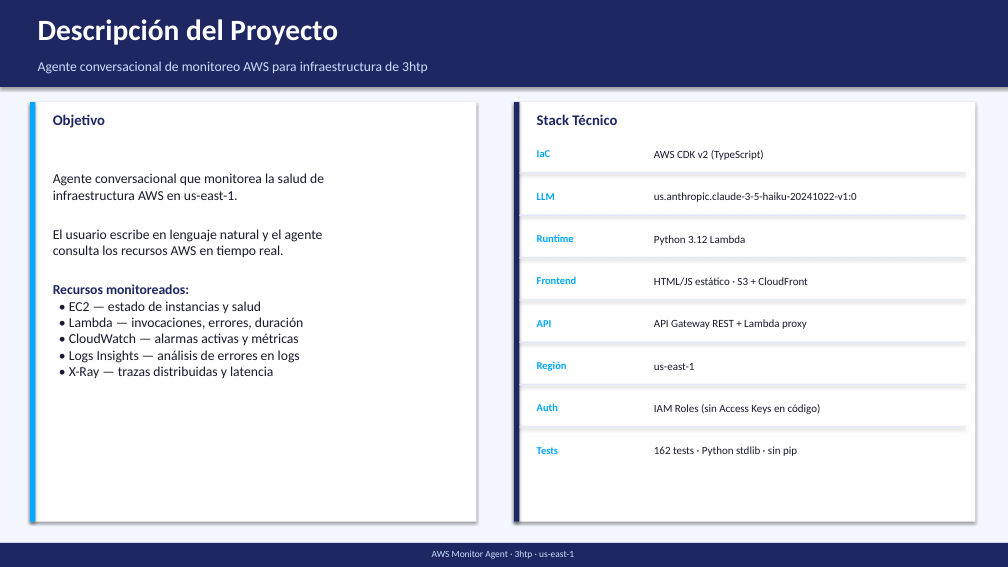
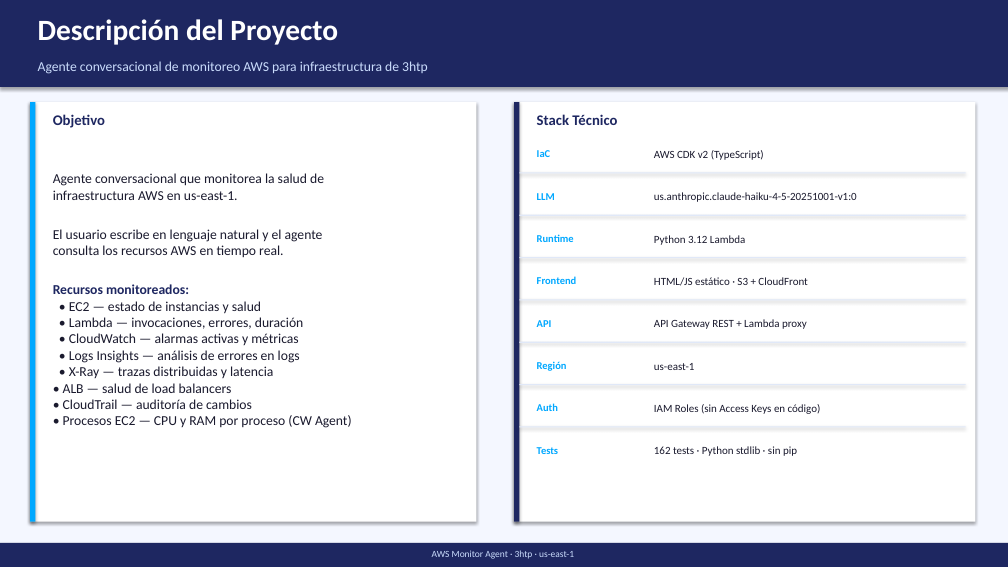
Before and after one commit to silveiraSoft/aws-monitor, a slide deck: slide 2 of docs/aws-monitor-dev-guide.pptx. Drawn at 1008x567 pixels with LibreOffice and Linux fonts; fonts in the diff are those of the drawing. Boxes give left, top, right and bottom in pixels: in the first picture for what was removed or moved away, otherwise in the second. Text is boxed around its words. In the diff, an @@ line names an element or a change of style, - is before the commit and + after.

```diff
--- a/docs/aws-monitor-dev-guide.pptx
+++ b/docs/aws-monitor-dev-guide.pptx
@@ text at (654,192,857,202): text changed @@
-us.anthropic.claude-3-5-haiku-20241022-v1:0
+us.anthropic.claude-haiku-4-5-20251001-v1:0
@@ text at (63,366,352,428): text changed @@
-• X-Ray — trazas distribuidas y latencia
+• X-Ray — trazas distribuidas y latencia
+• ALB — salud de load balancers
+• CloudTrail — auditoría de cambios
+• Procesos EC2 — CPU y RAM por proceso (CW Agent)
```
Also in this commit, not shown: 7 other slides changed, 1 slide added, 1 other file.
